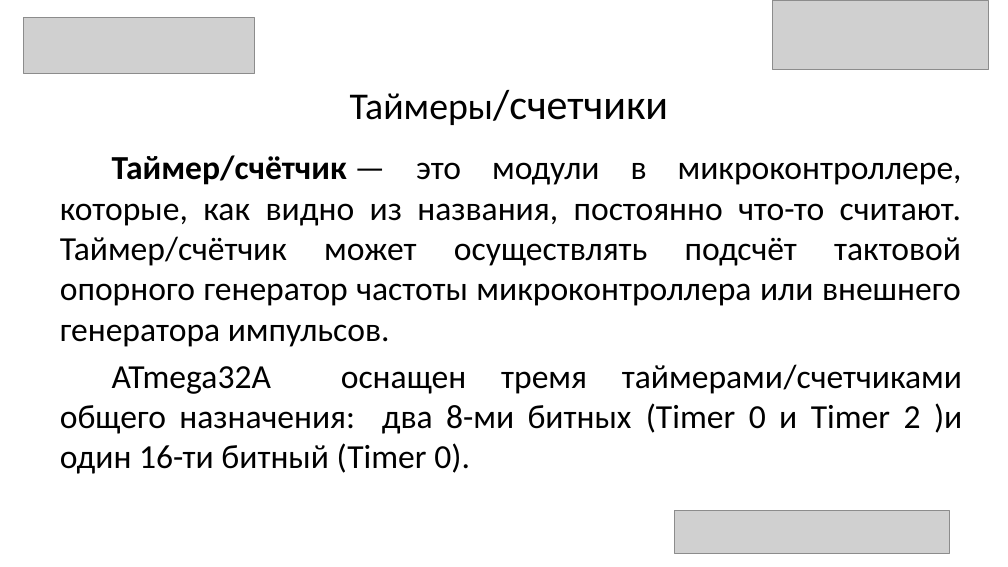
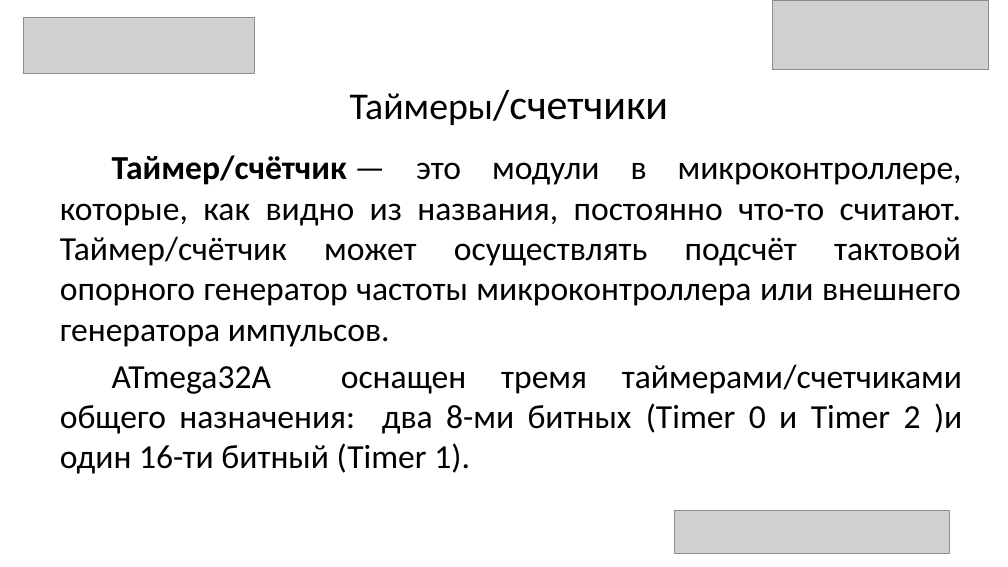
Before and after one commit to AZLeha/WinterSchool, a slide deck: slide 19 of Презентация.pptx (slide 18 before the commit). Drawn at 1008x567 pixels with LibreOffice and Linux fonts; fonts in the diff are those of the drawing; grey boxes stand for pictures. Boxes give left, top, right and bottom in pixels: in the first picture for what was removed or moved away, otherwise in the second. Text is boxed around its words. In the diff, an @@ line names an element or a change of style, - is before the commit and + after.

```diff
--- a/Презентация.pptx
+++ b/Презентация.pptx
@@ text at (60, 364, 962, 474): text changed @@
-ATmega32A оснащен тремя таймерами/счетчиками общего назначения: два 8-ми битных (Timer 0 и Timer 2 )и один 16-ти битный (Timer 0).
+ATmega32A оснащен тремя таймерами/счетчиками общего назначения: два 8-ми битных (Timer 0 и Timer 2 )и один 16-ти битный (Timer 1).
```
Also in this commit, not shown: 3 other slides changed, 12 slides added, 1 slide removed, 11 other files.
